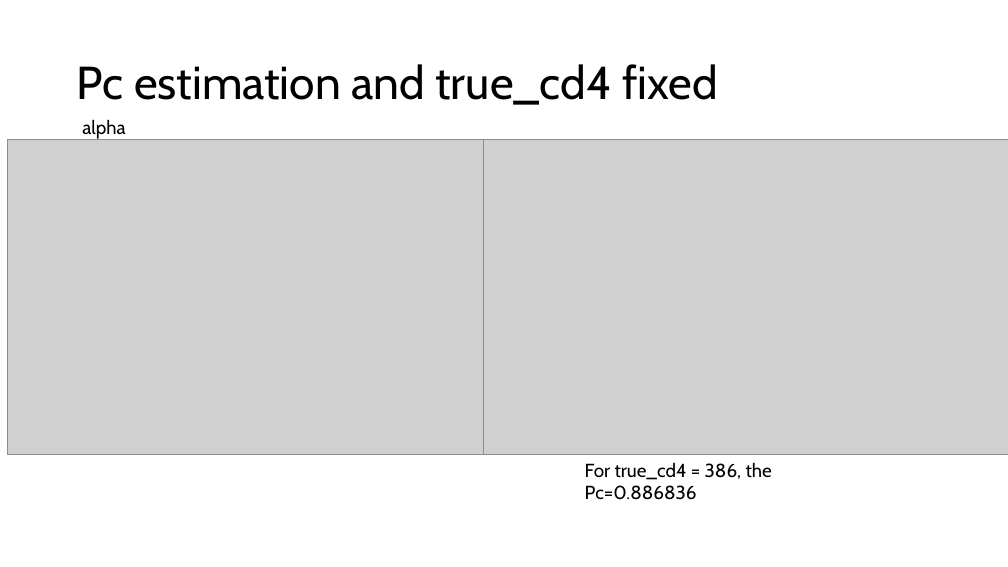
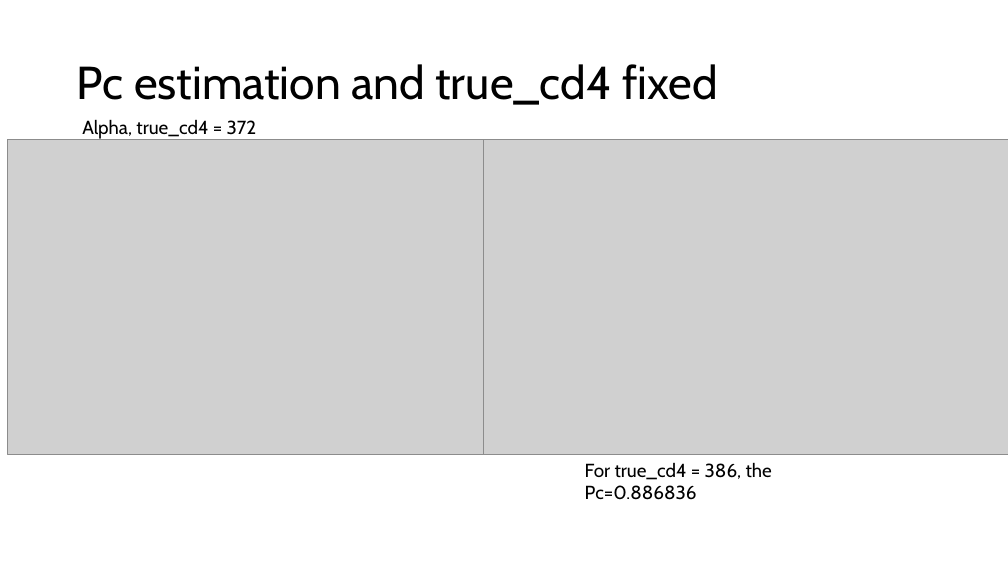
Before and after one commit to belacharv/Boehm_TCR_editing, a slide deck: slide 5 of prezentace/251002_cell_fate_boehm_layers_pc_est_n4_fixed.pptx (slide 4 before the commit). Drawn at 1008x567 pixels with LibreOffice and Linux fonts; fonts in the diff are those of the drawing; grey boxes stand for pictures. Boxes give left, top, right and bottom in pixels: in the first picture for what was removed or moved away, otherwise in the second. Text is boxed around its words. In the diff, an @@ line names an element or a change of style, - is before the commit and + after.

```diff
--- a/prezentace/251002_cell_fate_boehm_layers_pc_est_n4_fixed.pptx
+++ b/prezentace/251002_cell_fate_boehm_layers_pc_est_n4_fixed.pptx
@@ text at [82, 119, 257, 139]: text changed @@
-alpha
+Alpha, true_cd4 = 372
```
Also in this commit, not shown: 5 other slides changed, 4 slides added, 5 other files.
